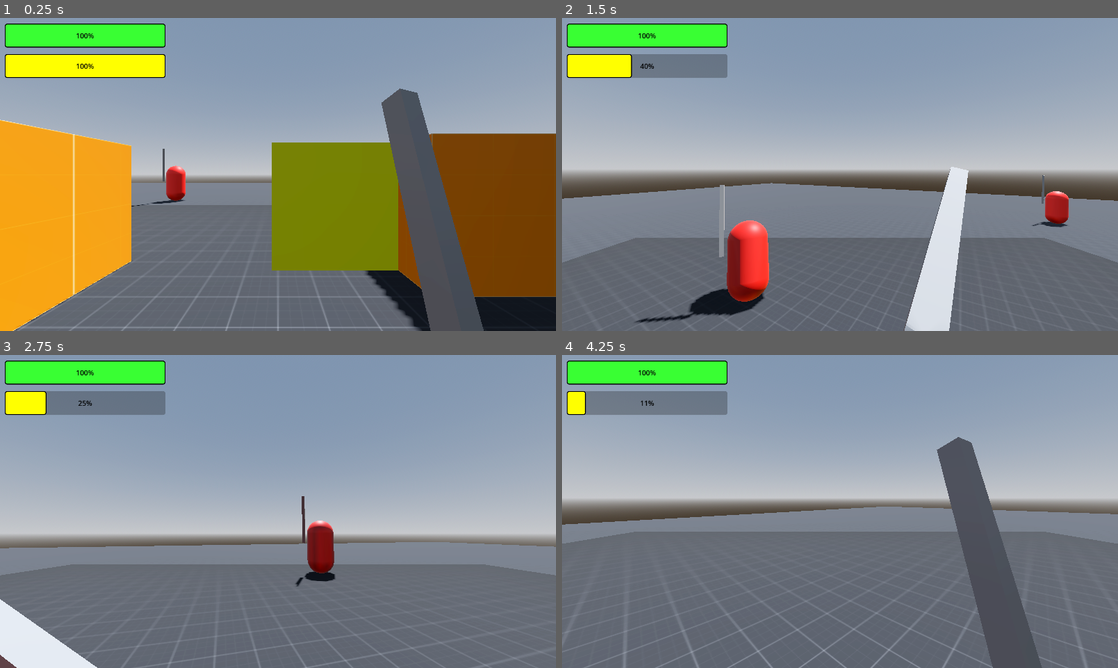
Above: before the commit, frames 1-4 (two rows, left to right).
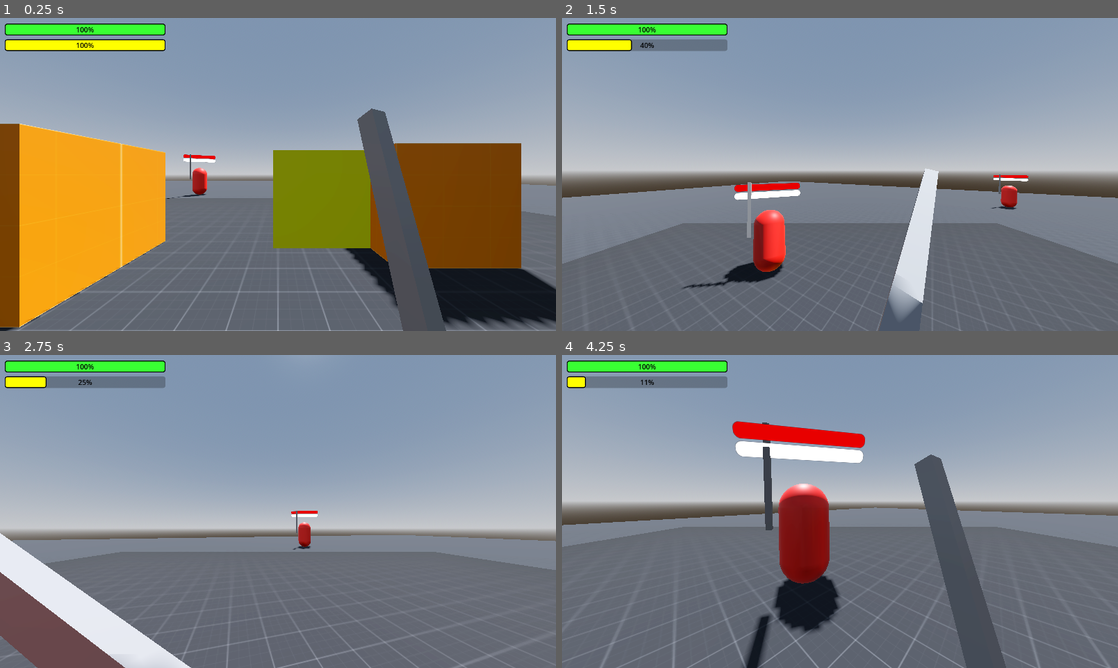
Above: after the commit, the same moments.

Repository: BlackOwlHU/ProjectParry
Game: Godot game, scene res://scenes/loading.tscn
Two runs of this game, one before a commit and one after it. Both use one fixed random seed, a clock stepped at 60 frames per second and the inputs below. This scene is started directly instead of the project's main scene.
Inputs (mouse positions are in pixels of both pictures, inside the frame that each line leads up to):
- Up to frame 1 (0.25 s): no input
- Up to frame 2 (1.5 s): tap Enter (ui_accept) at 0.5, 0.77 s; move the mouse to (867, 174) at 0.52 s; hold W (Forward) from 0.53 s (still down); click (867, 174) at 0.6 s; move the mouse to (812, 174) at 1.27 s; click (812, 174) at 1.35 s
- Up to frame 3 (2.75 s): keep holding W (Forward); tap Enter (ui_accept) at 1.52 s; move the mouse to (289, 505) at 2.02 s; right-click (289, 505) at 2.1 s; click (289, 505) at 2.3 s
- Up to frame 4 (4.25 s): keep holding W (Forward); move the mouse to (834, 517) at 2.77 s; tap Shift (Sprint) at 2.85 s; tap Enter (ui_accept) at 3.02, 3.77 s; click (834, 517) at 3.05 s; move the mouse to (878, 514) at 3.52 s; click (878, 514) at 3.6 s

The runs differ from the first frame. In frame 1, 26% of the frame differs, in the area x 0-100%, y 2-100%; in frame 2, 16%; in frame 3, 19%; in frame 4, 22%.

Commit message:
a0.16
Added progress bar for enemy hp and stamina. Now enemies are leaving the scnes when they die.

Diff:
--- a/characters/basic_sword_enemy.tscn
+++ b/characters/basic_sword_enemy.tscn
@@ -1,6 +1,7 @@
-[gd_scene load_steps=16 format=3 uid="uid://dft7wol7r165i"]
+[gd_scene load_steps=18 format=3 uid="uid://dft7wol7r165i"]
 
 [ext_resource type="Script" path="res://scripts/basic_sword_enemy.gd" id="1_s758i"]
+[ext_resource type="PackedScene" uid="uid://chc7qe2j16ic" path="res://scenes/enemy_bar.tscn" id="2_bb0v7"]
 
 [sub_resource type="CapsuleShape3D" id="CapsuleShape3D_ulxrb"]
 
@@ -246,6 +247,9 @@
 [sub_resource type="AnimationNodeStateMachine" id="AnimationNodeStateMachine_oxujm"]
 states/Start/position = Vector2(565, 100)
 
+[sub_resource type="ViewportTexture" id="ViewportTexture_qdrvu"]
+viewport_path = NodePath("SubViewport")
+
 [node name="Basic_Sword_Enemy" type="CharacterBody3D" groups=["enemy"]]
 transform = Transform3D(1, 0, 0, 0, 1, 0, 0, 0, 1, 0, 1, 0)
 script = ExtResource("1_s758i")
@@ -306,6 +310,15 @@
 process_callback = 0
 wait_time = 2.0
 autostart = true
+
+[node name="SubViewport" type="SubViewport" parent="."]
+disable_3d = true
+transparent_bg = true
+
+[node name="Enemy_Bar" parent="SubViewport" instance=ExtResource("2_bb0v7")]
+
+[node name="Sprite3D" type="Sprite3D" parent="."]
+texture = SubResource("ViewportTexture_qdrvu")
 
 [connection signal="body_entered" from="AttackRange" to="." method="_on_attack_range_body_entered"]
 [connection signal="body_exited" from="AttackRange" to="." method="_on_attack_range_body_exited"]
--- a/characters/player.tscn
+++ b/characters/player.tscn
@@ -200,6 +200,7 @@
 transform = Transform3D(1, 0, 0, 0, 1, 0, 0, 0, 1, 0, 1.5, 0)
 
 [node name="Camera3D" type="Camera3D" parent="CameraController"]
+fov = 90.0
 
 [node name="ReflectionProbe" type="ReflectionProbe" parent="CameraController/Camera3D"]
 update_mode = 1
--- /dev/null
+++ b/scenes/enemy_bar.gd
@@ -0,0 +1,11 @@
+extends Control
+
+func values(enemy_hp_value, enemy_stamina_value):
+	$VBoxContainer/Enemy_Health.max_value = enemy_hp_value
+	$VBoxContainer/Enemy_Stamina.max_value = enemy_stamina_value
+
+func enemy_healthbar(enemy_health):
+	$VBoxContainer/Enemy_Health.value = enemy_health
+
+func enemy_staminabar(enemy_stamina):
+	$VBoxContainer/Enemy_Stamina.value = enemy_stamina
--- /dev/null
+++ b/scenes/enemy_bar.tscn
@@ -0,0 +1,70 @@
+[gd_scene load_steps=6 format=3 uid="uid://chc7qe2j16ic"]
+
+[ext_resource type="Script" path="res://scenes/enemy_bar.gd" id="1_vbp2e"]
+
+[sub_resource type="StyleBoxFlat" id="StyleBoxFlat_nbmsm"]
+bg_color = Color(0.376471, 0.376471, 0.376471, 1)
+corner_radius_top_left = 10
+corner_radius_top_right = 10
+corner_radius_bottom_right = 10
+corner_radius_bottom_left = 10
+
+[sub_resource type="StyleBoxFlat" id="StyleBoxFlat_x5w0e"]
+bg_color = Color(0.82881, 2.71939e-06, 5.77569e-07, 1)
+corner_radius_top_left = 10
+corner_radius_top_right = 10
+corner_radius_bottom_right = 10
+corner_radius_bottom_left = 10
+
+[sub_resource type="StyleBoxFlat" id="StyleBoxFlat_44nk3"]
+bg_color = Color(0.377919, 0.377919, 0.377919, 1)
+corner_radius_top_left = 10
+corner_radius_top_right = 10
+corner_radius_bottom_right = 10
+corner_radius_bottom_left = 10
+
+[sub_resource type="StyleBoxFlat" id="StyleBoxFlat_yh08h"]
+bg_color = Color(1, 1, 1, 1)
+corner_radius_top_left = 10
+corner_radius_top_right = 10
+corner_radius_bottom_right = 10
+corner_radius_bottom_left = 10
+
+[node name="Enemy_Bar" type="Control"]
+layout_mode = 3
+anchors_preset = 15
+anchor_right = 1.0
+anchor_bottom = 1.0
+offset_top = 64.0
+offset_right = -5.0
+offset_bottom = 64.0
+grow_horizontal = 2
+grow_vertical = 2
+script = ExtResource("1_vbp2e")
+
+[node name="VBoxContainer" type="VBoxContainer" parent="."]
+layout_mode = 1
+anchors_preset = 5
+anchor_left = 0.5
+anchor_right = 0.5
+offset_left = -106.5
+offset_right = 107.5
+offset_bottom = 50.0
+grow_horizontal = 2
+alignment = 1
+
+[node name="Enemy_Health" type="ProgressBar" parent="VBoxContainer"]
+layout_mode = 2
+theme_override_colors/font_color = Color(0, 0, 0, 0)
+theme_override_colors/font_outline_color = Color(1, 0, 0, 1)
+theme_override_styles/background = SubResource("StyleBoxFlat_nbmsm")
+theme_override_styles/fill = SubResource("StyleBoxFlat_x5w0e")
+fill_mode = 1
+
+[node name="Enemy_Stamina" type="ProgressBar" parent="VBoxContainer"]
+layout_mode = 2
+theme_override_colors/font_color = Color(0, 0, 0, 0)
+theme_override_colors/font_outline_color = Color(0.945098, 1, 0.843137, 1)
+theme_override_styles/background = SubResource("StyleBoxFlat_44nk3")
+theme_override_styles/fill = SubResource("StyleBoxFlat_yh08h")
+fill_mode = 1
--- a/scenes/hud.tscn
+++ b/scenes/hud.tscn
@@ -48,14 +48,14 @@
 [node name="Health" type="ProgressBar" parent="Background"]
 layout_mode = 0
 offset_right = 370.0
-offset_bottom = 55.0
+offset_bottom = 27.0
 theme_override_colors/font_color = Color(0, 0, 0, 1)
 theme_override_styles/fill = SubResource("StyleBoxFlat_eewi5")
 
 [node name="Stamina" type="ProgressBar" parent="Background"]
 layout_mode = 0
-offset_top = 70.0
+offset_top = 36.0
 offset_right = 370.0
-offset_bottom = 125.0
+offset_bottom = 63.0
 theme_override_colors/font_color = Color(0, 0, 0, 1)
 theme_override_styles/fill = SubResource("StyleBoxFlat_odql0")
--- a/scenes/loading.tscn
+++ b/scenes/loading.tscn
@@ -12,19 +12,27 @@
 script = ExtResource("1_5wgrn")
 
 [node name="HBoxContainer" type="HBoxContainer" parent="."]
-layout_mode = 2
-offset_top = 205.0
-offset_right = 1150.0
-offset_bottom = 320.0
+layout_mode = 1
+anchors_preset = 15
+anchor_right = 1.0
+anchor_bottom = 1.0
+grow_horizontal = 2
+grow_vertical = 2
 alignment = 1
 
 [node name="Countdown" type="Label" parent="HBoxContainer"]
 layout_mode = 2
 
 [node name="VBoxContainer" type="VBoxContainer" parent="."]
-layout_mode = 0
-offset_right = 1150.0
-offset_bottom = 645.0
+layout_mode = 1
+anchors_preset = 14
+anchor_top = 0.5
+anchor_right = 1.0
+anchor_bottom = 0.5
+offset_top = -11.5
+offset_bottom = 11.5
+grow_horizontal = 2
+grow_vertical = 2
 alignment = 1
 
 [node name="Label2" type="Label" parent="VBoxContainer"]
--- a/scenes/options_menu.tscn
+++ b/scenes/options_menu.tscn
@@ -15,9 +15,12 @@
 [node name="CanvasLayer" type="CanvasLayer" parent="."]
 
 [node name="VBoxContainer" type="VBoxContainer" parent="CanvasLayer"]
-offset_top = 336.0
-offset_right = 1152.0
-offset_bottom = 583.0
+anchors_preset = 15
+anchor_right = 1.0
+anchor_bottom = 1.0
+grow_horizontal = 2
+grow_vertical = 2
+alignment = 1
 
 [node name="HBoxContainer2" type="HBoxContainer" parent="CanvasLayer/VBoxContainer"]
 custom_minimum_size = Vector2(550, 0)
--- a/scenes/world.tscn
+++ b/scenes/world.tscn
@@ -61,9 +61,12 @@
 
 [node name="Basic_Sword_Enemy2" parent="Enemies" instance=ExtResource("3_bmqgp")]
 transform = Transform3D(-0.942671, 0, -0.333724, 0, 1, 0, 0.333724, 0, -0.942671, 8.48312, 1, -26.5789)
+SPEED = 2.0
+enemy_health = 350
 
 [node name="Basic_Sword_Enemy" parent="Enemies" instance=ExtResource("3_bmqgp")]
 transform = Transform3D(-0.499199, 0, -0.866488, 0, 1, 0, 0.866488, 0, -0.499199, -6, 1, -12)
+enemy_health = 150
 
 [node name="NavigationRegion3D" type="NavigationRegion3D" parent="."]
 navigation_mesh = SubResource("NavigationMesh_pvwil")
--- a/scripts/basic_sword_enemy.gd
+++ b/scripts/basic_sword_enemy.gd
@@ -3,6 +3,7 @@
 @export var Enemy_Damage = 10
 var ai = true
 var is_attack_on : bool = false
+var dead : bool = false
 @onready var nav_agent: NavigationAgent3D = $NavigationAgent3D
 @export var SPEED = 4.0
 @onready var player = get_tree().get_first_node_in_group("Player")
@@ -17,11 +18,14 @@
 @onready var anim_player = $AnimationPlayer
 @onready var AttackRange = $AttackRange
 @onready var BetweenAttacks = $BetweenAttacks
+@onready var enemy_bar = $SubViewport/Enemy_Bar
 
 var is_enemy_in_range : bool = false
 @export var enemy_health = 100
+@export var enemy_stamina = 100
 
 func _ready():
+	enemy_bar.values(enemy_health, enemy_stamina)
 	anim_player.play("Enemy Movements/idle")
 	_on_timer_timeout()
 	#nav_agent.path_changed.connect(func():print("path changed"))
@@ -32,7 +36,14 @@
 	#nav_agent.target_position = player.position
 
 func _physics_process(_delta: float) -> void:
-	if ai:
+	if dead:
+		is_dead()
+		return
+	if dead == false:
+		$Sprite3D.look_at(player.position)
+		enemy_bar.enemy_healthbar(enemy_health)
+		enemy_bar.enemy_staminabar(enemy_stamina)
+	if ai and dead == false:
 		if NavigationServer3D.map_get_iteration_id(nav_agent.get_navigation_map()) == 0:
 			return
 		if nav_agent.is_navigation_finished():
@@ -51,7 +62,7 @@
 
 func _on_timer_timeout() -> void:
 	#print("refresh")
-	if ai:
+	if ai and dead == false:
 		timer.wait_time = 0.1
 		update_target_location()
 		timer.autostart = true
@@ -67,6 +78,7 @@
 			print(enemy_health)
 		enemy_health -= global.player_damage
 		if enemy_health <= 0:
+			dead = true
 			ai = false
 			print("enemy_killed")
 			EnemyBody.visible = false
@@ -90,13 +102,14 @@
 func _on_between_attacks_timeout() -> void:
 	$Right_Arm/Sword/SwordArea.set_deferred("monitorable", true)
 	SwordCollison.set_deferred("disabled", false)
-	if is_enemy_in_range and ai:
+	if is_enemy_in_range and ai and dead == false:
 		anim_player.play("Enemy Attacks/simple attack")
 		is_attack_on = true
 
 func _on_animation_player_animation_finished(anim_name: StringName) -> void:
 	if anim_name == "Enemy Attacks/simple attack":
 		anim_player.play("Enemy Movements/idle")
+		$Right_Arm/Sword/SwordArea.set_deferred("monitorable", false)
 	if anim_name == "Enemy Movements/Stunned" and enemy_health > 0:
 		anim_player.play("Enemy Movements/idle")
 		ai = true
@@ -106,22 +119,27 @@
 		timer.start()
 
 func _on_sword_area_area_entered(area: Area3D) -> void:
-	if area.owner is Player:
+	if area.owner is Player and dead == false and ai:
 		get_tree().call_group("Player", "get_damage", Enemy_Damage)
 		SwordCollison.set_deferred("disabled", true)
 		$Right_Arm/Sword/SwordArea.set_deferred("monitorable", false)
 		is_attack_on = false
 
 func _on_navigation_agent_3d_velocity_computed(safe_velocity: Vector3) -> void:
-	if ai:
+	if ai and dead == false:
 		velocity = velocity.move_toward(safe_velocity, .25)
 		move_and_slide()
 
 func get_stunned(parry_on):
-	if is_attack_on and parry_on:
+	if is_attack_on and parry_on and dead == false:
 		parry_on = false
 		timer.autostart = false
 		timer.wait_time = 4
 		timer.start()
 		ai = false
 		anim_player.play("Enemy Movements/Stunned")
+		$Right_Arm/Sword/SwordArea.set_deferred("monitorable", false)
+		SwordCollison.set_deferred("disabled", true)
+
+func is_dead():
+	queue_free()
